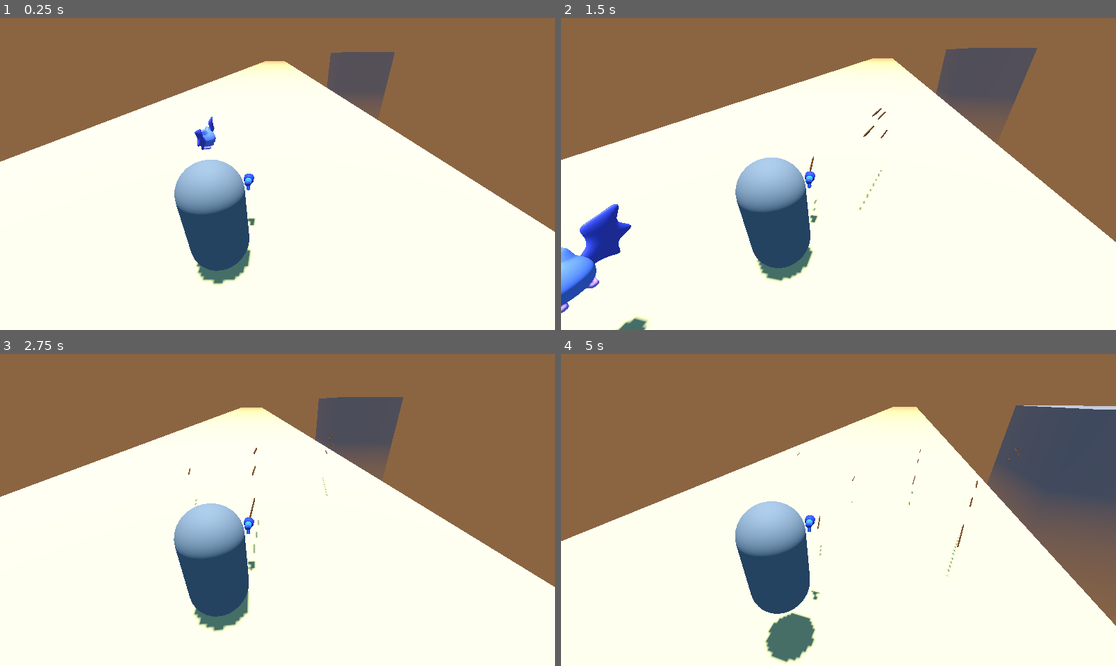
Above: before the commit, frames 1-4 (two rows, left to right).
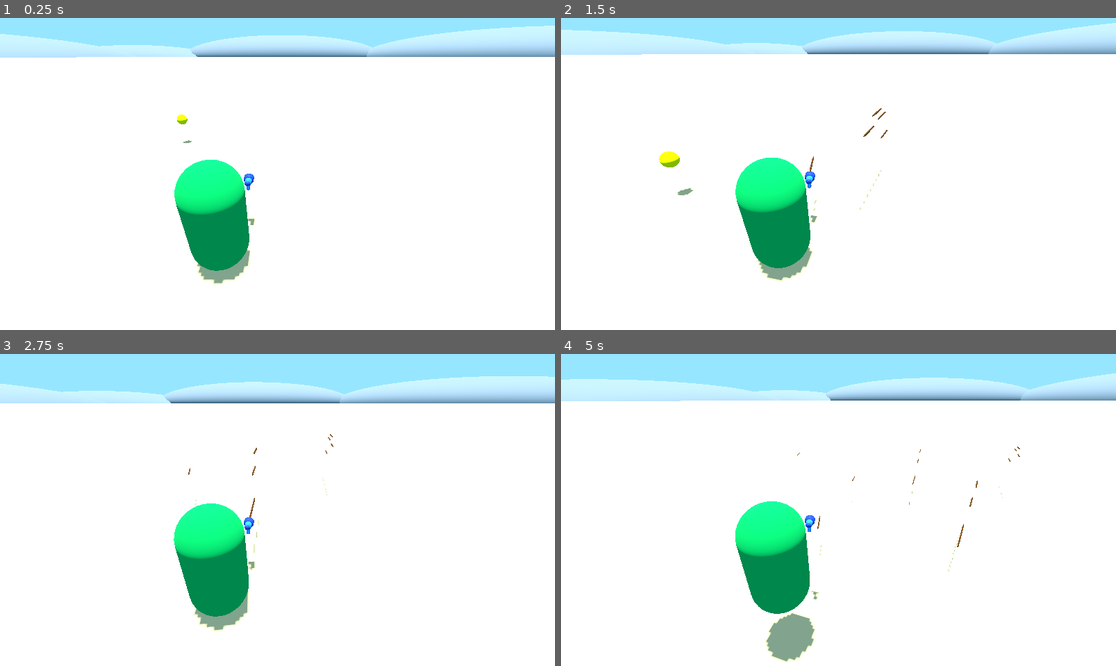
Above: after the commit, the same moments.

Repository: printLuisDiaz/ForcesofBabylon
Game: Godot game, scene res://scenes/main_level.tscn
Two runs of this game, one before a commit and one after it. Both use one fixed random seed, a clock stepped at 60 frames per second and the inputs below. The project has no main scene, so this scene is started directly.
Inputs (mouse positions are in pixels of both pictures, inside the frame that each line leads up to):
- Up to frame 1 (0.25 s): no input
- Up to frame 2 (1.5 s): tap Enter (ui_accept) at 0.5, 0.77 s; move the mouse to (866, 174) at 0.52 s; press the mouse at (866, 174) at 0.53 s; hold W (move_forward) from 0.53 s (still down); move the mouse to (810, 174) at 1.27 s; release the mouse at (810, 174) at 1.28 s; click (810, 174) at 1.35 s
- Up to frame 3 (2.75 s): keep holding W (move_forward); tap Enter (ui_accept) at 1.52 s; move the mouse to (288, 503) at 2.02 s; press the mouse at (288, 503) at 2.03 s
- Up to frame 4 (5 s): keep holding W (move_forward); move the mouse to (832, 516) at 2.77 s; release the mouse at (832, 516) at 2.78 s; click (832, 516) at 2.85 s; tap Enter (ui_accept) at 3.02, 3.77, 4.52 s; move the mouse to (877, 513) at 3.52 s; press the mouse at (877, 513) at 3.53 s; move the mouse to (794, 506) at 4.27 s; release the mouse at (794, 506) at 4.28 s; click (794, 506) at 4.35 s

The runs differ from the first frame. In frame 1, 40% of the frame differs, in the area x 0-100%, y 0-86%; in frame 2, 41%; in frame 3, 44%; in frame 4, 49%, in the area x 0-100%, y 0-100%.

Commit message:
Some changes

Diff:
--- a/scenes/enemy.tscn
+++ b/scenes/enemy.tscn
@@ -2,18 +2,26 @@
 
 [ext_resource type="PackedScene" uid="uid://fe4egsj1qrdd" path="res://assets/mob/bat/bat_model.glb" id="1_7p1mj"]
 
-[sub_resource type="CapsuleShape3D" id="CapsuleShape3D_8tegq"]
-radius = 0.3413086
-height = 0.6958008
+[sub_resource type="CapsuleShape3D" id="CapsuleShape3D_7p1mj"]
+height = 1.992096
+
+[sub_resource type="StandardMaterial3D" id="StandardMaterial3D_7p1mj"]
+albedo_color = Color(0.90588236, 0.09803922, 0.05490196, 1)
+
+[sub_resource type="CapsuleMesh" id="CapsuleMesh_md0e3"]
 
 [node name="enemy" type="RigidBody3D" unique_id=1450079050]
 gravity_scale = 0.0
 
 [node name="CollisionShape3D" type="CollisionShape3D" parent="." unique_id=530121905]
-transform = Transform3D(1, 0, 0, 0, 1, 0, 0, 0, 1, 0, 1.3118622, 0)
-shape = SubResource("CapsuleShape3D_8tegq")
+transform = Transform3D(1, 0, 0, 0, 1, 0, 0, 0, 1, 0, 1.0030091, 0)
+shape = SubResource("CapsuleShape3D_7p1mj")
 
 [node name="MeshInstance3D" type="MeshInstance3D" parent="." unique_id=1424014917]
+transform = Transform3D(1, 0, 0, 0, 1, 0, 0, 0, 1, 0, 1, 0)
+material_override = SubResource("StandardMaterial3D_7p1mj")
+mesh = SubResource("CapsuleMesh_md0e3")
 
 [node name="bat_model" parent="." unique_id=116014029 instance=ExtResource("1_7p1mj")]
 transform = Transform3D(-4.371139e-08, 0, -1, 0, 1, 0, 1, 0, -4.371139e-08, 0, 1.2687887, 0)
+visible = false
--- /dev/null
+++ b/scenes/main_level.gd
@@ -0,0 +1,12 @@
+extends Node3D
+
+
+# Called when the node enters the scene tree for the first time.
+func _ready() -> void:
+	pass # Replace with function body.
+
+
+# Called every frame. 'delta' is the elapsed time since the previous frame.
+func _physics_process(delta):
+
+	pass
--- a/scenes/main_level.tscn
+++ b/scenes/main_level.tscn
@@ -1,22 +1,54 @@
 [gd_scene format=3 uid="uid://dddxrhsrxk2j3"]
 
+[ext_resource type="Script" uid="uid://clwm7q5ju3xtl" path="res://scenes/main_level.gd" id="1_ufxs0"]
 [ext_resource type="PackedScene" uid="uid://bcvp4kofqyxjg" path="res://scenes/player.tscn" id="1_v3uhd"]
-[ext_resource type="PackedScene" uid="uid://bm28lrdjsh68g" path="res://scenes/enemy.tscn" id="2_ufxs0"]
+
+[sub_resource type="StandardMaterial3D" id="StandardMaterial3D_qmak7"]
+albedo_color = Color(1, 0.9529412, 0, 1)
+
+[sub_resource type="SphereMesh" id="SphereMesh_8ra5a"]
+material = SubResource("StandardMaterial3D_qmak7")
+
+[sub_resource type="Environment" id="Environment_ufxs0"]
+background_mode = 1
+background_color = Color(0.50725245, 0.7692886, 0.95708996, 1)
+background_energy_multiplier = 1.17
+ambient_light_color = Color(0.64194477, 0.73851293, 0.8985891, 1)
+tonemap_mode = 2
+tonemap_exposure = 0.51
+fog_light_color = Color(0.58062583, 0.43271855, 0.29327148, 1)
+fog_light_energy = 1.5
+fog_sun_scatter = 0.02
+fog_sky_affect = 0.166
+fog_height = -629.34
+fog_height_density = 0.2
+fog_depth_curve = 0.6372803
+fog_depth_begin = 51.7
+fog_depth_end = 385.0
 
 [sub_resource type="StandardMaterial3D" id="StandardMaterial3D_6we3w"]
 albedo_color = Color(0.9941724, 0.8350215, 0.5734919, 1)
 
-[sub_resource type="Environment" id="Environment_ufxs0"]
-background_mode = 1
-background_color = Color(0.29141143, 0.5649142, 0.7838846, 1)
-ambient_light_color = Color(0.36983776, 0.5104527, 0.74670804, 1)
-tonemap_mode = 2
-tonemap_exposure = 0.51
-fog_enabled = true
-fog_light_color = Color(0.58062583, 0.43271855, 0.29327148, 1)
-fog_height_density = 0.2
+[sub_resource type="StandardMaterial3D" id="StandardMaterial3D_ufxs0"]
+albedo_color = Color(0.92156863, 0.8039216, 0.61960787, 1)
+
+[sub_resource type="PlaneMesh" id="PlaneMesh_6we3w"]
+
+[sub_resource type="SphereMesh" id="SphereMesh_ufxs0"]
 
 [node name="main_level" type="Node3D" unique_id=2080991416]
+script = ExtResource("1_ufxs0")
+
+[node name="EnemySpawn" type="Marker3D" parent="." unique_id=2045159322]
+transform = Transform3D(1, 0, 0, 0, 1, 0, 0, 0, 1, -2, 1, 0)
+gizmo_extents = 1.4
+
+[node name="MeshInstance3D" type="MeshInstance3D" parent="EnemySpawn" unique_id=1484953038]
+transform = Transform3D(0.39999998, 0, 0, 0, 0.39999998, 0, 0, 0, 0.39999998, 0, 0, -6)
+mesh = SubResource("SphereMesh_8ra5a")
+
+[node name="WorldEnvironment" type="WorldEnvironment" parent="." unique_id=412282629]
+environment = SubResource("Environment_ufxs0")
 
 [node name="CSGBox3D" type="CSGBox3D" parent="." unique_id=2055224299]
 transform = Transform3D(-4.371139e-08, 0, 1, 0, 0.19999999, 0, -1, 0, -4.371139e-08, 0, -0.1, -91)
@@ -31,12 +63,31 @@
 transform = Transform3D(1, 0, 0, 0, -4.371139e-08, 1, 0, -1, -4.371139e-08, 0, 25, 0)
 shadow_enabled = true
 
-[node name="WorldEnvironment" type="WorldEnvironment" parent="." unique_id=412282629]
-environment = SubResource("Environment_ufxs0")
+[node name="Ground" type="MeshInstance3D" parent="." unique_id=2123262495]
+transform = Transform3D(3312.1653, 0, 0, 0, 1, 0, 0, 0, 3312.1653, 0, -0.3, 0)
+material_override = SubResource("StandardMaterial3D_ufxs0")
+mesh = SubResource("PlaneMesh_6we3w")
 
-[node name="CSGBox3D2" type="CSGBox3D" parent="." unique_id=1379508054]
-transform = Transform3D(8.19, 0, 0, 0, 7.8, 0, 0, 0, 9.9225, 17, -23.400002, -41)
-size = Vector3(1, 7, 1)
+[node name="Mountain" type="CSGMesh3D" parent="." unique_id=1403202814]
+transform = Transform3D(2398.4626, 0, 0, 0, 433.3552, 0, 0, 0, 867.7338, 62, 7, -2927)
+mesh = SubResource("SphereMesh_ufxs0")
 
-[node name="enemy" parent="." unique_id=1450079050 instance=ExtResource("2_ufxs0")]
-transform = Transform3D(1, 0, 0, 0, 1, 0, 0, 0, 1, 0, 0, -3)
+[node name="Mountain2" type="CSGMesh3D" parent="." unique_id=1441607363]
+transform = Transform3D(2398.4626, 0, 0, 0, 433.3552, 0, 0, 0, 867.7338, -1746, -92, -2927)
+mesh = SubResource("SphereMesh_ufxs0")
+
+[node name="Mountain3" type="CSGMesh3D" parent="." unique_id=690794538]
+transform = Transform3D(620.7679, 0, 838.1665, 0, 433.3552, 0, -2316.7368, 0, 224.58604, -1746, -92, -1326)
+mesh = SubResource("SphereMesh_ufxs0")
+
+[node name="Mountain4" type="CSGMesh3D" parent="." unique_id=103732696]
+transform = Transform3D(620.7679, 0, 838.1665, 0, 433.3552, 0, -2316.7368, 0, 224.58604, -1746, -138, 258)
+mesh = SubResource("SphereMesh_ufxs0")
+
+[node name="Mountain5" type="CSGMesh3D" parent="." unique_id=33976421]
+transform = Transform3D(-1695.9689, 0, 613.58044, 0, 433.3552, 0, -1695.969, 0, -613.5804, 1901, -6, -2098)
+mesh = SubResource("SphereMesh_ufxs0")
+
+[node name="Mountain6" type="CSGMesh3D" parent="." unique_id=1871269021]
+transform = Transform3D(0.00012207031, 0, 867.73376, 0, 433.35526, 0, -2398.4622, 0, -3.0517578e-05, 2343, 9, -277)
+mesh = SubResource("SphereMesh_ufxs0")
--- a/scenes/player.tscn
+++ b/scenes/player.tscn
@@ -5,7 +5,11 @@
 
 [sub_resource type="CapsuleShape3D" id="CapsuleShape3D_u8vuu"]
 
+[sub_resource type="StandardMaterial3D" id="StandardMaterial3D_g2els"]
+albedo_color = Color(7.797182e-06, 0.68598104, 0.3256208, 1)
+
 [sub_resource type="CapsuleMesh" id="CapsuleMesh_u8vuu"]
+material = SubResource("StandardMaterial3D_g2els")
 
 [node name="CharacterBody3D" type="CharacterBody3D" unique_id=80048916]
 transform = Transform3D(-1, 0, 8.940697e-08, 0, 1, 0, -8.940697e-08, 0, -1, 0, 0, 0)
--- /dev/null
+++ b/scenes/spawner.tscn
@@ -0,0 +1,7 @@
+[gd_scene format=3 uid="uid://ck37kfga82rev"]
+
+[node name="Spawner" type="Node3D" unique_id=1176956925]
+
+[node name="MeshInstance3D" type="MeshInstance3D" parent="." unique_id=439763598]
+
+[node name="Marker3D" type="Marker3D" parent="." unique_id=378449924]
Not shown, added: scenes/main_level.gd.uid
